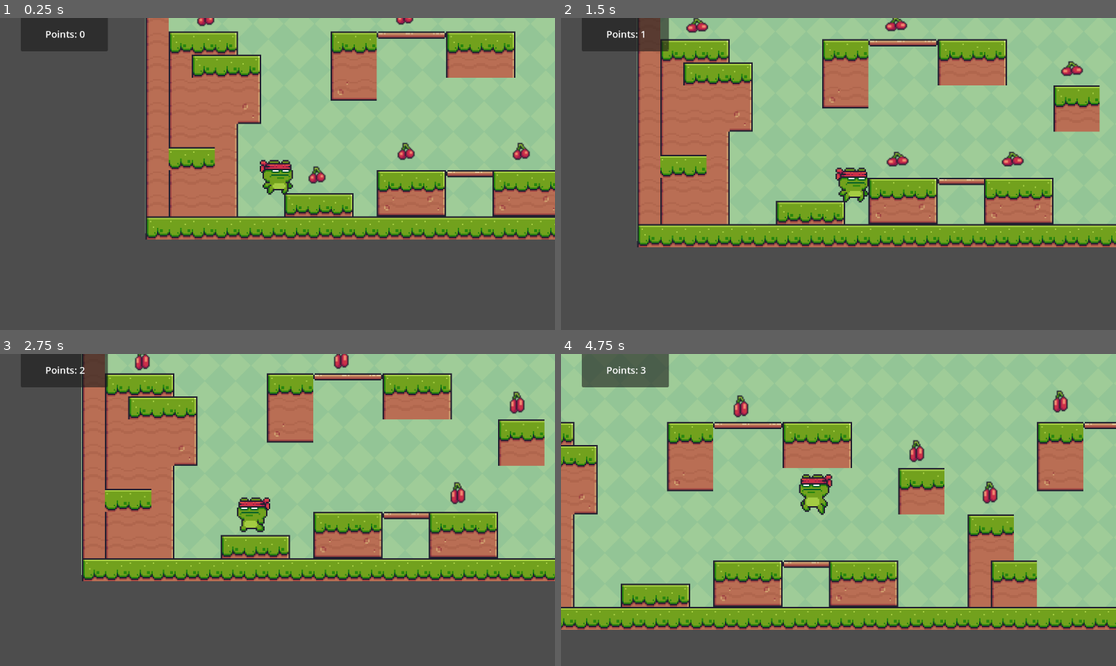
Above: before the commit, frames 1-4 (two rows, left to right).
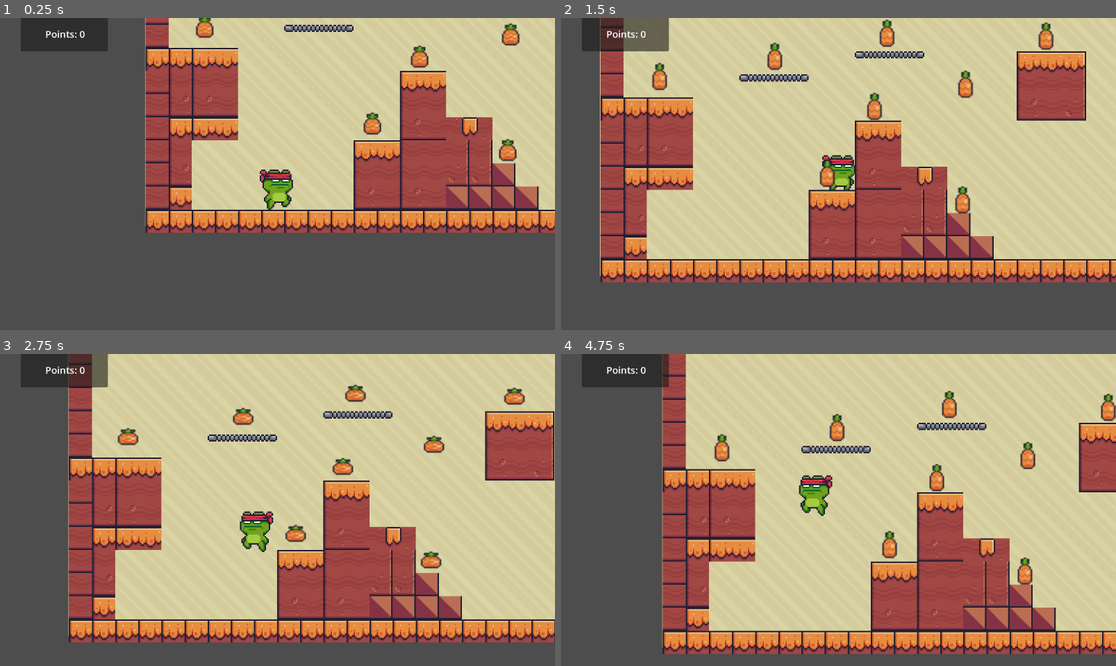
Above: after the commit, the same moments.

Repository: Eashana0104/2d-platformer-game
Game: Godot game, scene res://scenes/level2.tscn
Same seed, same stepped clock (60 frames per second), same inputs: the game is played once before the commit and once after it. Before the commit the project starts from res://scenes/level1.tscn.
Inputs:
- Up to frame 1 (0.25 s): no input
- Up to frame 2 (1.5 s): tap Enter (ui_accept) at 0.5, 0.77 s; hold Right (ui_right) from 0.53 s (still down)
- Up to frame 3 (2.75 s): tap Enter (ui_accept) at 1.52 s; release Right (ui_right) at 2.03 s; hold Left (ui_left) from 2.03 s (still down)
- Up to frame 4 (4.75 s): release Left (ui_left) at 2.78 s; hold Right (ui_right) 2.78-4.28 s; tap Enter (ui_accept) at 3.02, 3.77, 4.52 s; hold Left (ui_left) from 4.28 s (still down)

The runs differ from the first frame. In frame 1, 52% of the frame differs, in the area x 26-100%, y 0-72%; in frame 2, 78%; in frame 3, 80%; in frame 4, 94%, in the area x 0-100%, y 0-97%.

Commit message:
Rename the collectables in level2

Diff:
--- a/project.godot
+++ b/project.godot
@@ -11,7 +11,7 @@
 [application]
 
 config/name="2d platformer game"
-run/main_scene="uid://pq0ybcc8xpw1"
+run/main_scene="uid://csh0sxy3y6oxf"
 config/features=PackedStringArray("4.4", "Forward Plus")
 config/icon="res://icon.svg"
 
--- a/scenes/level1.tscn
+++ b/scenes/level1.tscn
@@ -1,15 +1,15 @@
 [gd_scene load_steps=10 format=4 uid="uid://pq0ybcc8xpw1"]
 
-[ext_resource type="Texture2D" uid="uid://3hoegvcoduog" path="res://Green.png" id="1_sugp2"]
-[ext_resource type="Texture2D" uid="uid://cr4ula5cgd1e1" path="res://Terrain (16x16).png" id="2_jyhfs"]
-[ext_resource type="PackedScene" uid="uid://l75vlvn2m1cb" path="res://scenes/main_character.tscn" id="3_tbgi4"]
-[ext_resource type="Script" uid="uid://b7qmjiqvoaf1g" path="res://scenes/main_character.gd" id="4_jyhfs"]
-[ext_resource type="PackedScene" uid="uid://cnnmv1svi2w8b" path="res://scenes/collectable.tscn" id="5_tbgi4"]
-[ext_resource type="Script" uid="uid://c1yj1h4yc5jbp" path="res://scenes/game_manager.gd" id="6_tefeu"]
-[ext_resource type="PackedScene" uid="uid://dg0b000a4ulg7" path="res://scenes/winning_trophy.tscn" id="7_o6xl0"]
+[ext_resource type="Script" uid="uid://c1yj1h4yc5jbp" path="res://scenes/game_manager.gd" id="1_ejswk"]
+[ext_resource type="Texture2D" uid="uid://3hoegvcoduog" path="res://Green.png" id="2_bbk5w"]
+[ext_resource type="Texture2D" uid="uid://cr4ula5cgd1e1" path="res://Terrain (16x16).png" id="3_conm7"]
+[ext_resource type="PackedScene" uid="uid://l75vlvn2m1cb" path="res://scenes/main_character.tscn" id="4_d3jkd"]
+[ext_resource type="Script" uid="uid://b7qmjiqvoaf1g" path="res://scenes/main_character.gd" id="5_u3awl"]
+[ext_resource type="PackedScene" uid="uid://cnnmv1svi2w8b" path="res://scenes/collectable.tscn" id="6_2ku1j"]
+[ext_resource type="PackedScene" uid="uid://dg0b000a4ulg7" path="res://scenes/winning_trophy.tscn" id="7_f31uk"]
 
 [sub_resource type="TileSetAtlasSource" id="TileSetAtlasSource_1bvp3"]
-texture = ExtResource("2_jyhfs")
+texture = ExtResource("3_conm7")
 0:0/0 = 0
 1:0/0 = 0
 2:0/0 = 0
Not shown: 5 places in scenes/level1.tscn that only renumber resources
